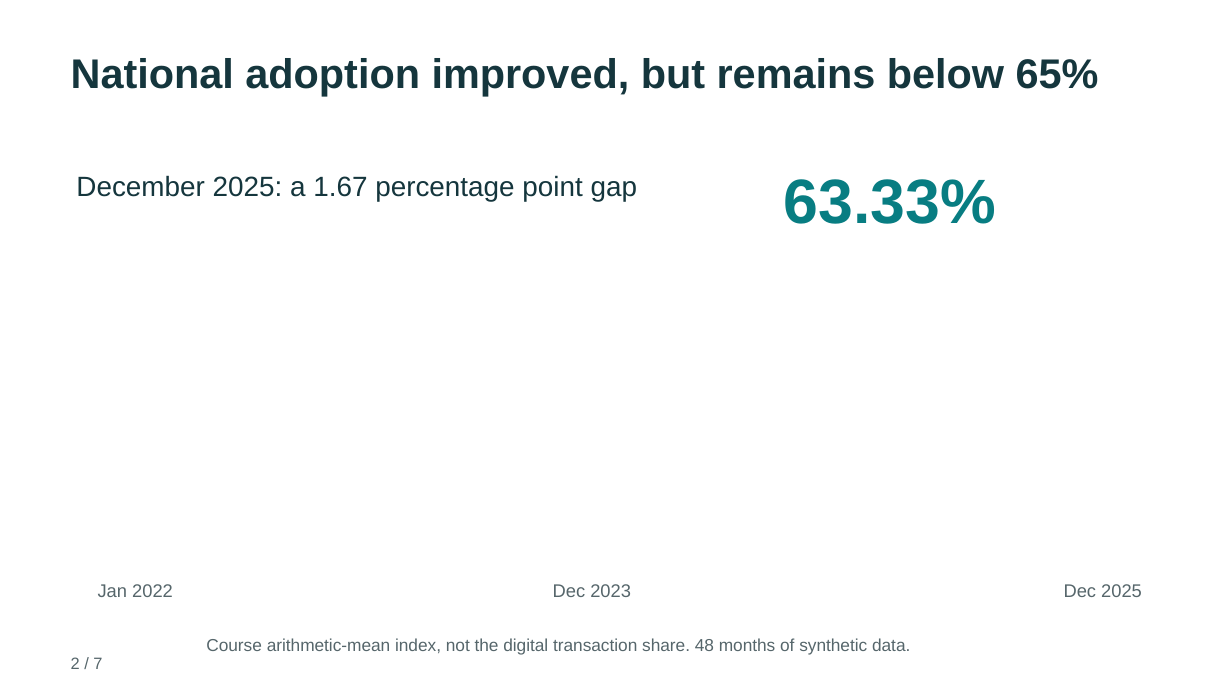
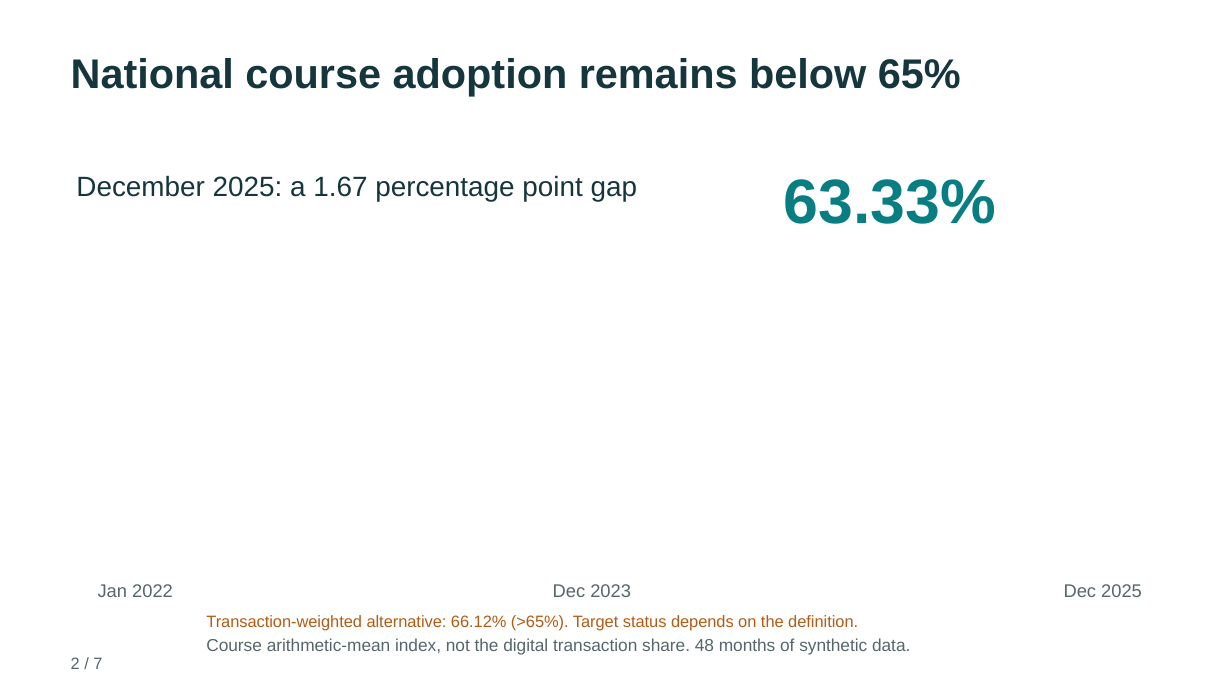
Before and after one commit to c3bod/sdaia-storytelling-tayseer-capstone, a slide deck: slide 2 of deliverables/Tayseer_Executive_Story_Final.pptx. Drawn at 1232x693 pixels with LibreOffice and Linux fonts; fonts in the diff are those of the drawing. Boxes give left, top, right and bottom in pixels: in the first picture for what was removed or moved away, otherwise in the second. Text is boxed around its words. In the diff, an @@ line names an element or a change of style, - is before the commit and + after.

```diff
--- a/deliverables/Tayseer_Executive_Story_Final.pptx
+++ b/deliverables/Tayseer_Executive_Story_Final.pptx
@@ text at [71, 58, 961, 96]: text changed @@
-National adoption improved, but remains below 65%
+National course adoption remains below 65%
@@ text added at [206, 615, 858, 630], 12.8 pt, text #B45C16 @@
+Transaction-weighted alternative: 66.12% (>65%). Target status depends on the definition.
```
Also in this commit, not shown: 4 other slides changed, 15 other files.
